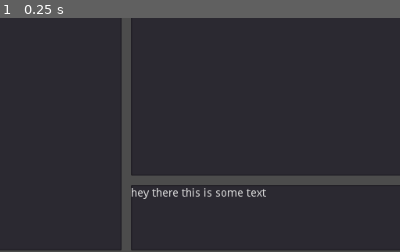
Above: before the commit, frame 1.
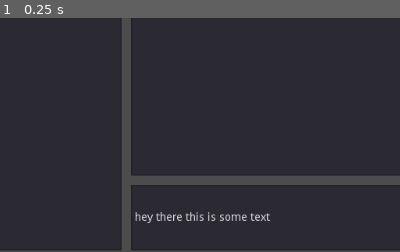
Above: after the commit, the same moment.

Repository: MFAshby/slack-yawn
Game: Godot game, scene res://Main.tscn
The game is run twice, just before and just after one commit, with the same random seed, the same clock (stepped at 60 frames per second) and the same inputs.
Inputs:
- Up to frame 1 (0.25 s): no input
The pictures show only the part of the screen within x 5-55%, y 50-100%; the shares and areas given below are measured in that part.

The runs differ from the first frame. In frame 1, 1.2% of the frame differs, in the area x 32-68%, y 72-88%.

Commit message:
Unit testing fwk added Sending messages now works, this is a fully functional death star

Diff:
--- a/Bus.gd
+++ /dev/null
@@ -1,15 +0,0 @@
-extends Node
-
-
-
-# Stores the whole application state
-var state = {}
-
-
-func _ready():
-	pass # Replace with function body.
-
-
-# Called every frame. 'delta' is the elapsed time since the previous frame.
-#func _process(delta):
-#	pass
--- a/Conversation.gd
+++ b/Conversation.gd
@@ -25,6 +25,12 @@
 			messages.sort_custom(TimestampSorter, "sort_by_ts_desc")
 			for i in len(messages):
 				self._add_message(i, messages[i], new_state)
+		var pms = new_state.pending_messages.values()
+		for i in len(pms):
+			var pm = pms[i]
+			if pm != null:
+				if pm.channel == nc:
+					self._add_message(i, pm, new_state)
 		var scrollbar = self.get_v_scroll()
 		scrollbar.value = scrollbar.min_value
 
@@ -42,8 +48,11 @@
 		txt = txt.replacen(repl, "@" + userName)
 
 	# Prepend the sender's name
-	var senderName = Slack.fd(state, ["users", msg.user, "name"])
-	txt = senderName + ": " + txt
+	if msg.has("user"):
+		var senderName = Slack.fd(state, ["users", msg.user, "name"])
+		txt = senderName + ": " + txt
 
 	self.add_item(txt)
 	self.set_item_metadata(i, msg)
+	if not msg.has("ts"):
+		self.set_item_custom_fg_color(i,Color(1, 0, 0, 1) )
--- /dev/null
+++ b/Editor.gd
@@ -0,0 +1,12 @@
+extends LineEdit
+
+# OMG swap out the boring editor with this
+# https://ash-k.itch.io/textreme-2
+# pleeeease :)
+
+func _ready():
+	self.connect("text_entered", self, "_text_entered")
+
+func _text_entered(new_text):
+	Slack.send_message(new_text)
+	self.clear()
--- a/Main.tscn
+++ b/Main.tscn
@@ -1,5 +1,6 @@
-[gd_scene load_steps=3 format=2]
+[gd_scene load_steps=4 format=2]
 
+[ext_resource path="res://Editor.gd" type="Script" id=1]
 [ext_resource path="res://ConversationsTree.gd" type="Script" id=2]
 [ext_resource path="res://Conversation.gd" type="Script" id=3]
 
@@ -37,8 +38,9 @@
 margin_bottom = 500.0
 script = ExtResource( 3 )
 
-[node name="Editor" type="TextEdit" parent="HBoxContainer/VBoxContainer"]
+[node name="Editor" type="LineEdit" parent="HBoxContainer/VBoxContainer"]
 margin_top = 512.0
 margin_right = 807.0
 margin_bottom = 596.0
 text = "hey there this is some text"
+script = ExtResource( 1 )
--- a/Slack.gd
+++ b/Slack.gd
@@ -26,7 +26,10 @@
 	# Keyed by conversation,
 	# special member "is_channel_starred" boolean value
 	# indicating if the entire channel was starred
-	"stars": {}
+	"stars": {},
+
+	# Pending messages, keyed by our assigned id
+	"pending_messages": {}
 }
 
 # Global broadcast when any state change
@@ -46,6 +49,28 @@
 # are modifiable from the UI!
 func select_conversation(conversation_id: String):
 	self._patch_state({"selected_conversation": conversation_id})
+
+# As per slack docs,you need an incrementing message
+var _next_message_id = 1
+func send_message(text, cid = null):
+	if cid == null:
+		cid = self._state["selected_conversation"]
+	if cid == null:
+		print("No conversation")
+		return
+	var i = self._next_message_id
+	self._next_message_id = i+1
+	var pm = {
+		"id": i,
+		"type": "message",
+		"channel": cid,
+		"text": text
+	}
+	var err = _websocket_client.get_peer(1).put_packet(to_json(pm).to_utf8())
+	if err != OK:
+		push_error("Failed to send message!")
+	# Bug,can't use integer keys :S
+	self._patch_state({"pending_messages": {str(i): pm}})
 
 # gogogo
 func _ready():
@@ -122,6 +147,22 @@
 
 func _ws_data():
 	var payload = parse_json(_websocket_client.get_peer(1).get_packet().get_string_from_utf8())
+
+	if payload.has("reply_to") and payload.has("ok"):
+		if payload.ok:
+			# Upgrade pending message to a real one
+			var pm = self._state.pending_messages[str(payload.reply_to)]
+			#var pm = fd(self._state, ["pending_messages", payload.reply_to])
+			var nm = {}
+			md(nm, pm)
+			md(nm, payload)
+			self._patch_state({
+				"pending_messages": {payload.reply_to: null},
+				"messages": {nm.channel: {nm.ts: nm}}
+			})
+		else:
+			push_error("Message failed for some reason?!?")
+		return
 	match payload.type:
 		"hello":
 			print("hello to you too, slack")
--- /dev/null
+++ b/Tests.gd
@@ -0,0 +1,28 @@
+extends "res://addons/gut/test.gd"
+
+func before_each():
+	gut.p("ran setup", 2)
+
+func after_each():
+	gut.p("ran teardown", 2)
+
+func before_all():
+	gut.p("ran run setup", 2)
+
+func after_all():
+	gut.p("ran run teardown", 2)
+
+func test_assert_eq_number_not_equal():
+	assert_eq(1, 2, "Should fail.  1 != 2")
+
+func test_assert_eq_number_equal():
+	assert_eq('asdf', 'asdf', "Should pass")
+
+func test_assert_true_with_true():
+	assert_true(true, "Should pass, true is true")
+
+func test_assert_true_with_false():
+	assert_true(false, "Should fail")
+
+func test_something_else():
+	assert_true(false, "didn't work")
Not shown, added: addons/gut/GutScene.gd
Not shown, added: addons/gut/GutScene.tscn
Not shown, added: addons/gut/UserFileViewer.gd
Not shown, added: addons/gut/UserFileViewer.tscn
Not shown, added: addons/gut/autofree.gd
Not shown, added: addons/gut/double_templates/function_template.txt
Not shown, added: addons/gut/double_templates/script_template.txt
Not shown, added: addons/gut/doubler.gd
Binary file added: addons/gut/fonts/AnonymousPro-Bold.ttf
Binary file added: addons/gut/fonts/AnonymousPro-BoldItalic.ttf
Binary file added: addons/gut/fonts/AnonymousPro-Italic.ttf
Binary file added: addons/gut/fonts/AnonymousPro-Regular.ttf
(and 37 more such lines)
